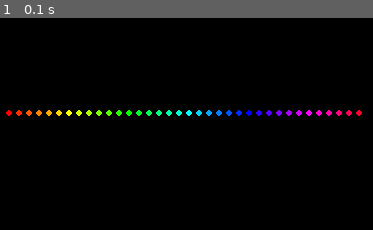
Above: before the commit, frame 1.
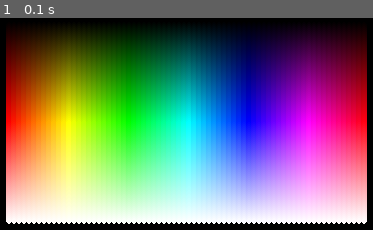
Above: after the commit, the same moment.

Repository: makabobo/SimplePygame
Game: pygame game, started from spielwiese.py
Same seed, same stepped clock (60 frames per second), same inputs: the game is played once before the commit and once after it.
Inputs:
- Up to frame 1 (0.1 s): no input

The runs differ from the first frame. In frame 1, 87% of the frame differs, in the area x 1-99%, y 5-98%.

Commit message:
gamebase zu Package umgebaut

Diff:
--- /dev/null
+++ b/gameengine/Test-Tileset.tsj
@@ -0,0 +1,35 @@
+{ "columns":8,
+ "image":"tileset_test.png",
+ "imageheight":32,
+ "imagewidth":128,
+ "margin":0,
+ "name":"Test-Tileset",
+ "spacing":0,
+ "tilecount":17,
+ "tiledversion":"1.8.4",
+ "tileheight":16,
+ "tiles":[
+        {
+         "animation":[
+                {
+                 "duration":400,
+                 "tileid":12
+                },
+                {
+                 "duration":300,
+                 "tileid":13
+                },
+                {
+                 "duration":400,
+                 "tileid":14
+                },
+                {
+                 "duration":300,
+                 "tileid":13
+                }],
+         "id":16
+        }],
+ "tilewidth":16,
+ "type":"tileset",
+ "version":"1.8"
+}
--- a/gamebase/__init__.py
+++ b/gameengine/__init__.py
@@ -1,14 +1,12 @@
-import json
-import math
 from pygame.font import *
 import pygame.draw
 import ctypes
 import sys
-import os
 import logging
 
+from .menu import *
 from .camera import *
-from .controller import *
+from .input import *
 
 logging.getLogger().setLevel("INFO")
 
@@ -22,17 +20,6 @@
 clock = pygame.time.Clock()
 actors = []
 
-# vp=Viewport()
-#
-# controller = Controller()
-
-# menu = None
-# debug = False
-#
-
-# moving_platforms = []
-# moving_blocks = []
-# physics_elements = []
 triggers = []
 camera = Camera()
 debug = False
--- a/gamebase/actor.py
+++ b/gameengine/actor.py
@@ -2,6 +2,12 @@
 
 
 class Actor:
+
+    def __init__(self):
+        self.alpha = 100
+        self.rotation = 0
+        self.scale = 1.0
+
     def tick(self, timedelta):
         pass
 
--- /dev/null
+++ b/gameengine/demo/Test-Tileset.json
@@ -0,0 +1,260 @@
+{ "columns":16,
+ "image":"tileset_test.png",
+ "imageheight":160,
+ "imagewidth":256,
+ "margin":0,
+ "name":"tileset_test",
+ "spacing":0,
+ "tilecount":160,
+ "tiledversion":"1.8.4",
+ "tileheight":16,
+ "tiles":[
+        {
+         "id":2,
+         "type":"WALL"
+        },
+        {
+         "id":3,
+         "type":"WALL"
+        },
+        {
+         "id":4,
+         "type":"STAIR"
+        },
+        {
+         "id":8,
+         "type":"WALL"
+        },
+        {
+         "id":9,
+         "type":"WALL"
+        },
+        {
+         "id":10,
+         "type":"WALL"
+        },
+        {
+         "id":11,
+         "type":"WALL"
+        },
+        {
+         "id":17,
+         "type":"STAIR"
+        },
+        {
+         "id":18,
+         "type":"WALL"
+        },
+        {
+         "id":19,
+         "type":"WALL"
+        },
+        {
+         "id":21,
+         "type":"WALL"
+        },
+        {
+         "id":22,
+         "type":"WALL"
+        },
+        {
+         "id":32,
+         "type":"WALL"
+        },
+        {
+         "id":33,
+         "type":"WALL"
+        },
+        {
+         "id":34,
+         "type":"WALL"
+        },
+        {
+         "id":35,
+         "type":"WALL"
+        },
+        {
+         "id":39,
+         "type":"WALL"
+        },
+        {
+         "id":40,
+         "type":"WALL"
+        },
+        {
+         "id":41,
+         "type":"WALL"
+        },
+        {
+         "id":42,
+         "type":"WALL"
+        },
+        {
+         "animation":[
+                {
+                 "duration":100,
+                 "tileid":8
+                },
+                {
+                 "duration":100,
+                 "tileid":9
+                },
+                {
+                 "duration":100,
+                 "tileid":10
+                },
+                {
+                 "duration":100,
+                 "tileid":11
+                }],
+         "id":43
+        },
+        {
+         "animation":[
+                {
+                 "duration":222,
+                 "tileid":32
+                },
+                {
+                 "duration":222,
+                 "tileid":32
+                },
+                {
+                 "duration":222,
+                 "tileid":32
+                },
+                {
+                 "duration":222,
+                 "tileid":32
+                },
+                {
+                 "duration":222,
+                 "tileid":32
+                },
+                {
+                 "duration":222,
+                 "tileid":32
+                },
+                {
+                 "duration":222,
+                 "tileid":34
+                },
+                {
+                 "duration":222,
+                 "tileid":34
+                },
+                {
+                 "duration":222,
+                 "tileid":34
+                }],
+         "id":44,
+         "type":"WALL"
+        },
+        {
+         "animation":[
+                {
+                 "duration":222,
+                 "tileid":16
+                },
+                {
+                 "duration":222,
+                 "tileid":16
+                },
+                {
+                 "duration":222,
+                 "tileid":16
+                },
+                {
+                 "duration":222,
+                 "tileid":17
+                },
+                {
+                 "duration":222,
+                 "tileid":17
+                },
+                {
+                 "duration":222,
+                 "tileid":17
+                }],
+         "id":45
+        },
+        {
+         "animation":[
+                {
+                 "duration":50,
+                 "tileid":51
+                },
+                {
+                 "duration":50,
+                 "tileid":52
+                }],
+         "id":46
+        },
+        {
+         "animation":[
+                {
+                 "duration":100,
+                 "tileid":57
+                },
+                {
+                 "duration":100,
+                 "tileid":58
+                },
+                {
+                 "duration":100,
+                 "tileid":59
+                },
+                {
+                 "duration":100,
+                 "tileid":60
+                },
+                {
+                 "duration":100,
+                 "tileid":61
+                },
+                {
+                 "duration":100,
+                 "tileid":62
+                }],
+         "id":47
+        },
+        {
+         "id":48,
+         "type":"WALL"
+        },
+        {
+         "id":49,
+         "type":"WALL"
+        },
+        {
+         "id":50,
+         "type":"WALL"
+        },
+        {
+         "id":64,
+         "type":"WALL"
+        },
+        {
+         "id":65,
+         "type":"WALL"
+        },
+        {
+         "id":66,
+         "type":"WALL"
+        },
+        {
+         "id":80,
+         "type":"WALL"
+        },
+        {
+         "id":81,
+         "type":"WALL"
+        },
+        {
+         "id":82,
+         "type":"WALL"
+        }],
+ "tilewidth":16,
+ "type":"tileset",
+ "version":"1.8"
+}
--- /dev/null
+++ b/gameengine/demo/tilemap_demo.py
@@ -0,0 +1,16 @@
+from gameengine import *
+from gameengine.tilemap import Tileset
+
+from pygame import *
+
+class MyActor(Actor):
+    def __init__(self):
+        self.tileset = Tileset()
+        self.tileset.load("gameengine/test-tileset2.tsj")
+
+    def draw(self, surface):
+        draw.circle(surface, "red", (240,128), 50, 3)
+
+
+actors.append(MyActor())
+start()
--- a/gamebase/menu.py
+++ b/gameengine/menu.py
@@ -1,7 +1,8 @@
 import pygame
-import actor
 import sys
-import helper
+
+from .actor import *
+from .input import *
 
 class Menu(Actor):
     def __init__(self, name):
--- /dev/null
+++ b/gameengine/test-map.tmj
@@ -0,0 +1,56 @@
+{ "backgroundcolor":"#000000",
+ "compressionlevel":-1,
+ "height":20,
+ "infinite":false,
+ "layers":[
+        {
+         "data":[4, 4, 4, 4, 4, 4, 4, 4, 4, 4, 4, 4, 4, 4, 4, 4, 4, 4, 4, 4, 4, 4, 4, 4, 4, 4, 4, 4, 4, 4,
+            4, 2, 2, 2, 2, 2, 2, 2, 2, 2, 2, 2, 2, 2, 2, 2, 2, 2, 2, 2, 2, 2, 2, 2, 2, 2, 2, 2, 6, 4,
+            4, 2, 2, 2, 2, 2, 2, 2, 2, 2, 2, 2, 2, 2, 2, 2, 2, 2, 2, 2, 2, 2, 2, 2, 2, 2, 2, 2, 2, 4,
+            4, 2, 2, 2, 2, 2, 2, 2, 2, 2, 2, 2, 2, 2, 2, 2, 2, 2, 2, 2, 8, 2, 2, 2, 2, 2, 2, 2, 2, 4,
+            4, 2, 2, 2, 2, 2, 2, 2, 2, 2, 2, 2, 2, 2, 11, 11, 11, 11, 11, 11, 11, 11, 11, 11, 2, 2, 2, 2, 2, 4,
+            4, 2, 2, 2, 2, 2, 2, 2, 2, 2, 2, 2, 2, 2, 2, 2, 2, 2, 2, 2, 2, 2, 2, 11, 2, 2, 2, 2, 2, 4,
+            4, 2, 2, 2, 2, 2, 2, 2, 2, 2, 2, 7, 2, 2, 2, 2, 2, 2, 2, 2, 2, 2, 2, 11, 2, 2, 2, 2, 2, 4,
+            4, 2, 2, 2, 2, 2, 2, 2, 2, 2, 2, 12, 12, 12, 11, 11, 11, 11, 11, 10, 11, 11, 11, 11, 2, 2, 2, 2, 2, 4,
+            4, 2, 2, 2, 2, 2, 2, 2, 2, 2, 2, 2, 2, 2, 2, 2, 2, 2, 2, 10, 2, 2, 2, 2, 2, 2, 2, 2, 2, 4,
+            4, 2, 2, 2, 2, 2, 2, 2, 2, 2, 2, 2, 2, 2, 2, 2, 2, 2, 2, 10, 2, 2, 2, 2, 2, 2, 2, 2, 2, 4,
+            4, 2, 2, 2, 2, 2, 2, 2, 2, 2, 2, 2, 2, 2, 2, 2, 2, 2, 2, 10, 2, 2, 2, 2, 2, 5, 2, 2, 2, 4,
+            4, 2, 2, 2, 2, 2, 2, 2, 4, 4, 2, 2, 2, 2, 2, 2, 2, 2, 2, 10, 2, 2, 2, 2, 2, 2, 2, 2, 6, 4,
+            4, 2, 2, 2, 2, 2, 2, 4, 4, 4, 4, 2, 2, 2, 2, 2, 2, 2, 2, 10, 2, 2, 2, 2, 2, 16, 2, 2, 6, 4,
+            4, 8, 2, 2, 2, 2, 4, 4, 4, 4, 4, 4, 2, 2, 2, 2, 2, 2, 2, 10, 2, 2, 2, 2, 16, 2, 2, 2, 2, 4,
+            4, 4, 2, 2, 2, 4, 4, 4, 4, 4, 4, 4, 4, 2, 2, 2, 2, 2, 2, 10, 2, 2, 2, 16, 2, 2, 7, 7, 7, 4,
+            4, 4, 4, 4, 4, 4, 4, 4, 4, 4, 4, 4, 4, 4, 17, 17, 17, 17, 4, 4, 4, 4, 4, 4, 4, 4, 4, 4, 4, 4,
+            4, 4, 4, 4, 4, 4, 4, 4, 4, 4, 4, 4, 4, 4, 4, 4, 4, 4, 4, 4, 4, 4, 4, 4, 4, 4, 4, 4, 4, 4,
+            4, 4, 4, 4, 4, 4, 4, 4, 4, 4, 4, 4, 4, 4, 4, 4, 4, 4, 4, 4, 4, 4, 4, 4, 4, 4, 4, 4, 4, 4,
+            4, 4, 4, 4, 4, 4, 4, 4, 4, 4, 4, 4, 4, 4, 4, 4, 4, 4, 4, 4, 4, 4, 4, 4, 4, 4, 4, 4, 4, 4,
+            4, 4, 4, 4, 4, 4, 4, 4, 4, 4, 4, 4, 4, 4, 4, 4, 4, 4, 4, 4, 4, 4, 4, 4, 4, 4, 4, 4, 4, 4],
+         "height":20,
+         "id":1,
+         "name":"Kachelebene 1",
+         "opacity":1,
+         "type":"tilelayer",
+         "visible":true,
+         "width":30,
+         "x":0,
+         "y":0
+        }],
+ "nextlayerid":2,
+ "nextobjectid":1,
+ "orientation":"orthogonal",
+ "renderorder":"right-down",
+ "tiledversion":"1.8.4",
+ "tileheight":16,
+ "tilesets":[
+        {
+         "firstgid":1,
+         "source":"Test-Tileset.tsj"
+        },
+        {
+         "firstgid":18,
+         "source":"..\/img\/Test-Tileset.json"
+        }],
+ "tilewidth":16,
+ "type":"map",
+ "version":"1.8",
+ "width":30
+}
--- a/gamebase/tilemap.py
+++ b/gameengine/tilemap.py
@@ -2,6 +2,8 @@
 import json
 import os
 import logging
+import math
+import sys
 
 logging.getLogger().setLevel("INFO")
 
@@ -48,8 +50,6 @@
     def __init__(self):
         self.idmap = {}
         self.ids_anim = []
-        self.columns = 0
-        self.rows = 0
         self.tilecount = 0
         self.tileheight = 0
         self.tilewidth = 0
@@ -62,11 +62,11 @@
         tileset_json = json.load(open(path))
 
         # Handelt es sich um ein Tileset mit Sprites statt Tiles?
-        if not "image" in tileset_json.keys():
+        if "image" not in tileset_json.keys():
             return  # wird nicht eingelesen
         logging.info(f'Lade Tileset "{path}"')
-        self.columns = tileset_json["columns"]
-        self.rows = math.floor(tileset_json["tilecount"] / self.columns)
+        columns = tileset_json["columns"]
+        rows = math.floor(tileset_json["tilecount"] / columns)
         self.tilecount = tileset_json["tilecount"]
         self.tileheight = tileset_json["tileheight"]
         self.tilewidth = tileset_json["tilewidth"]
@@ -74,7 +74,7 @@
             fname = os.path.join(os.path.dirname(path), tileset_json["image"])
             self.img = pygame.image.load(fname)
         except FileNotFoundError:
-            print(f"Fehler. Datei '{fname}' nicht gefunden")
+            logging.error(f"Fehler. Tileset '{fname}' nicht gefunden")
             sys.exit()
         self.img.convert_alpha()
 
@@ -84,9 +84,9 @@
             tiles_json = []
 
         js_anim_tiles = []
-        for row in range(self.rows):
-            for col in range(self.columns):
-                tile_id = row * self.columns + col
+        for row in range(rows):
+            for col in range(columns):
+                tile_id = row * columns + col
                 rect = pygame.Rect(self.tilewidth * col, self.tileheight * row, 16, 16)
                 sf = pygame.Surface((self.tilewidth, self.tileheight), pygame.SRCALPHA)
                 sf.blit(self.img, (0, 0), rect)
@@ -137,7 +137,6 @@
             self.ids_anim.append(t)
 
         logging.info(f"Tileset '{path}' loaded successfully.")
-        logging.info(f"Tileset rows={self.rows}, columns={self.columns}, {len(self.tiles)} Elements")
 
     def get(self, tileid):
         if tileid in self.idmap.keys():
--- a/spielwiese.py
+++ b/spielwiese.py
@@ -1,12 +1,13 @@
-import gamebase as g
+import gameengine as g
 from pygame import *
 
 class MyActor(g.Actor):
     def draw(self, surface):
-        for hue in range(0, 360, 10):
-            c = Color("black")
-            c.hsla = (hue, 100, 50, 100)
-            draw.circle(surface, c, (hue+40,100), 3)
+        for l in range (0,100):
+            for hue in range(0, 360, 5):
+                c = Color("red")
+                c.hsla = (hue, 100, l, 100)
+                draw.circle(surface, c, (hue+40,10+(2*l)), 3)
 
 g.actors.append(MyActor())
 g.start()
Renamed: gamebase/camera.py -> gameengine/camera.py
Empty file added: gameengine/demo/__init__.py
Binary file added: gameengine/demo/mago3.ttf
Binary file added: gameengine/demo/tileset_test.png
Renamed: gamebase/helper.py -> gameengine/helper.py
Renamed: gamebase/controller.py -> gameengine/input.py
Binary file added: gameengine/tileset_test.png
Renamed: gamebase/trigger.py -> gameengine/trigger.py
Not shown, changed: img/SimpleGame.tiled-session
